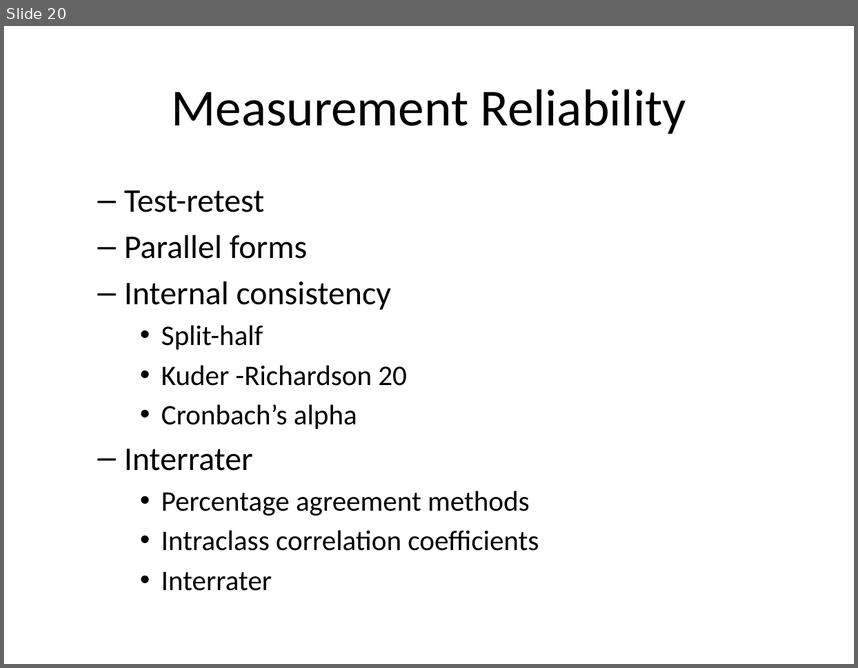
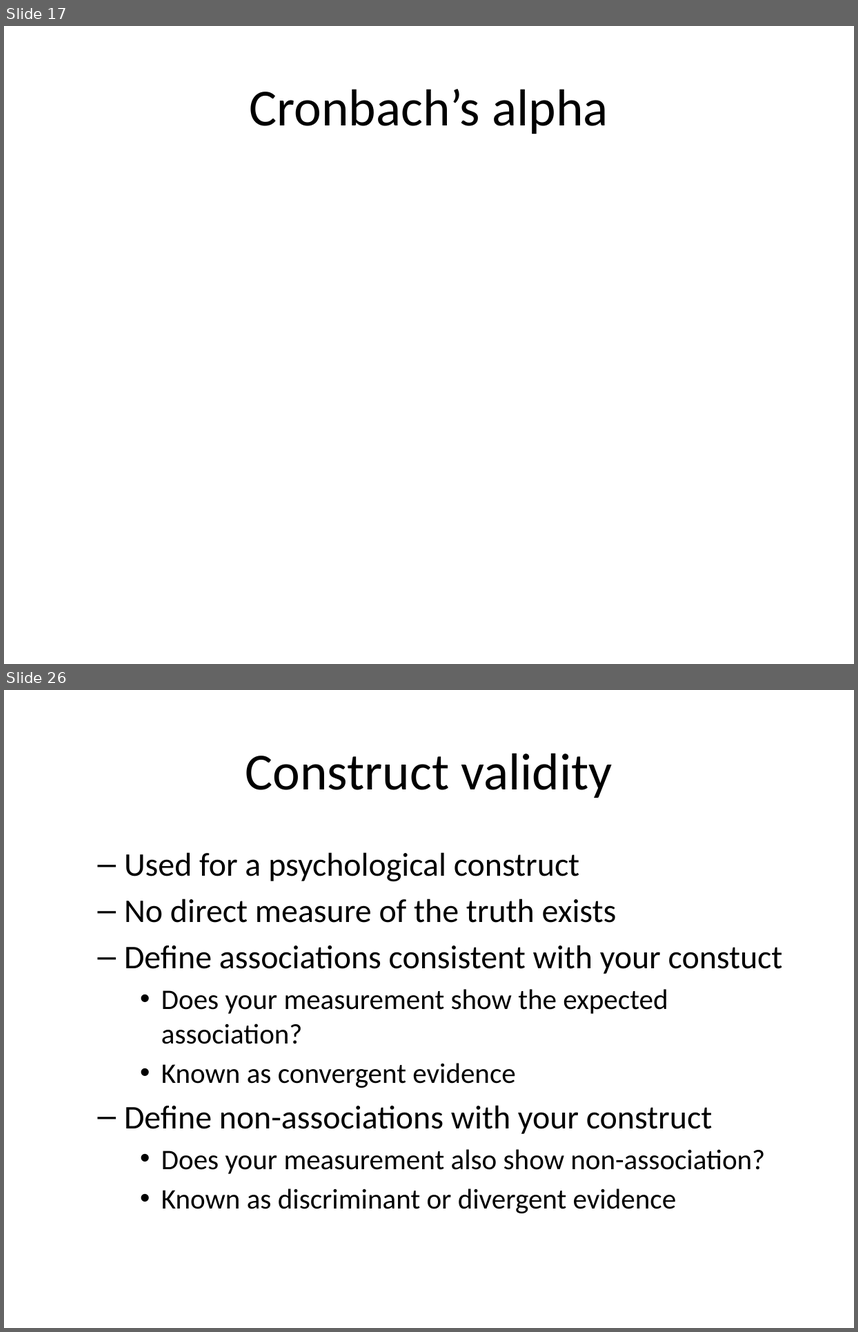
Before and after one commit to classes-medb/5510, a slide deck: doc/video-09-validity.pptx. Shown one above the other, each under a label of ours: slide 20 before the commit, slides 17 and 26 after it; the slides between them are not shown. The pictures are 858x668 and 858x1332 pixels, drawn with LibreOffice and Linux fonts; fonts in the diff are those of the drawing. Boxes give left, top, right and bottom in pixels: in the first picture for what was removed or moved away, otherwise in the second. Text is boxed around its words. In the diff, an @@ line names an element or a change of style, - is before the commit and + after.

```diff
--- a/doc/video-09-validity.pptx
+++ b/doc/video-09-validity.pptx
@@ slide 26 added at box(4, 690, 854, 1328), background #FFFFFF @@
@@ title added at box(245, 753, 612, 798), 44 pt, text #000000 @@
+Construct validity
@@ text added at box(124, 852, 783, 1213), 24 pt, text #000000 @@
+  – Used for a psychological construct
+  – No direct measure of the truth exists
+  – Define associations consistent with your constuct
+    • Does your measurement show the expected association?
+    • Known as convergent evidence
+  – Define non-associations with your construct
+    • Does your measurement also show non-association?
+    • Known as discriminant or divergent evidence
@@ what was slide 20 is now slide 17 @@
@@ slide 17 changed as well @@
@@ title at box(249, 89, 608, 134): text changed @@
-Measurement Reliability
+Cronbach’s alpha
@@ text removed at box(124, 190, 539, 590) @@
-  – Test-retest
-  – Parallel forms
-  – Internal consistency
-    • Split-half
-    • Kuder -Richardson 20
-    • Cronbach’s alpha
-  – Interrater
-    • Percentage agreement methods
-    • Intraclass correlation coefficients
-    • Interrater
```
Also in this commit, not shown: 13 other slides changed, 13 other slides added, 42 slides removed, 7 other files.
